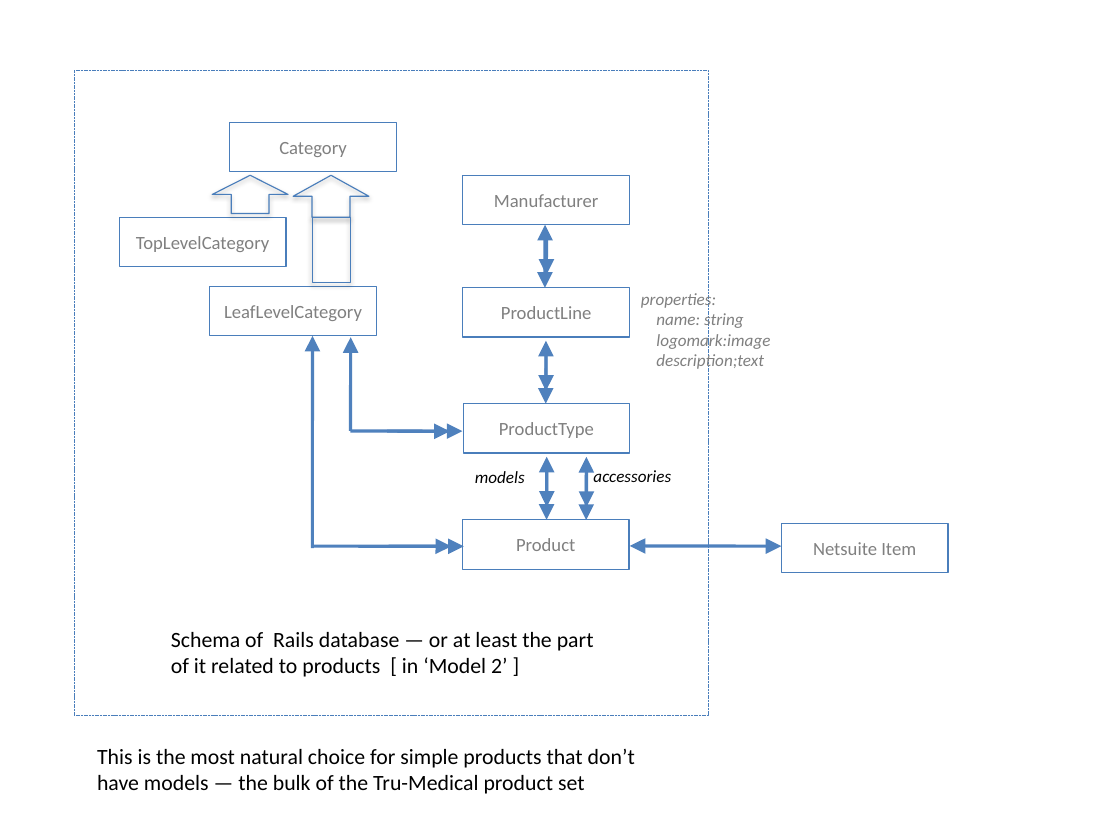
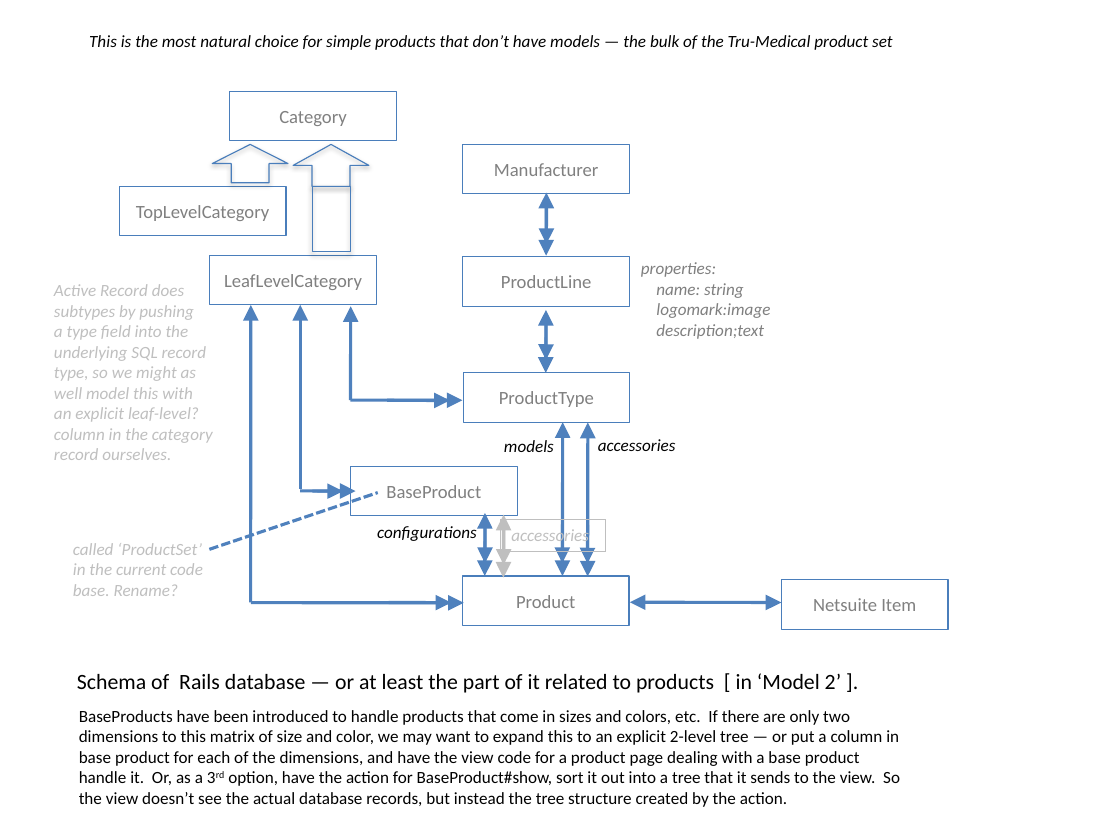
Before and after one commit to cloudsuite/tm3ror, a slide deck: slide 1 of doc/Rails_Database_Schema_Models.pptx. Drawn at 1120x840 pixels with LibreOffice and Linux fonts; fonts in the diff are those of the drawing. Boxes give left, top, right and bottom in pixels: in the first picture for what was removed or moved away, otherwise in the second. Text is boxed around its words. In the diff, an @@ line names an element or a change of style, - is before the commit and + after.

Commit message:
added base_product#show

```diff
--- a/doc/Rails_Database_Schema_Models.pptx
+++ b/doc/Rails_Database_Schema_Models.pptx
@@ text "This is the most natural ...": place and size @@
-text "This is the most natural ..." at [97, 749, 635, 794]
+text "This is the most natural ..." at [89, 35, 893, 50]
@@ text "This is the most natural ..." at [89, 35, 893, 50]: size 14 to 11 pt, italic on @@
@@ rectangle removed at [74, 71, 709, 715] @@
@@ 7 rectangles, 5 arrows, 2 double arrows, 2 up arrows, 1 text: place and size @@
-7 rectangles, 5 arrows, 2 double arrows, 2 up arrows, 1 text at [120, 122, 770, 452]
+7 rectangles, 5 arrows, 2 double arrows, 2 up arrows, 1 text at [120, 92, 770, 422]
@@ text added at [54, 284, 213, 460], 11 pt, text #BFBFBF, italic @@
+Active Record does
+subtypes by pushing
+a type field into the
+underlying SQL record
+type, so we might as
+well model this with
+an explicit leaf-level?
+column in the category
+record ourselves.
@@ arrow added from (251, 603) to (251, 305), #4F81BD 2 pt @@
@@ arrow moved from (312, 336) - (312, 548) to (300, 305) - (300, 489) @@
@@ text "models": place and size @@
-text "models" at [475, 471, 525, 483]
+text "models" at [504, 440, 554, 452]
@@ double arrow moved from (547, 457) - (547, 520) to (562, 422) - (562, 576) @@
@@ text "accessories": place and size @@
-text "accessories" at [593, 470, 671, 482]
+text "accessories" at [598, 439, 676, 451]
@@ double arrow moved from (587, 457) - (586, 520) to (588, 422) - (588, 577) @@
@@ rectangle added at [351, 467, 517, 516], outline #4B7EBC 0.75 pt, 12 pt, text #808080 @@
+BaseProduct
@@ line added from (209, 550) to (377, 493), #4F81BD 2 pt dashed @@
@@ arrow added from (300, 491) to (356, 491), #4F81BD 2 pt @@
@@ arrow added from (312, 491) to (343, 492), #4F81BD 2 pt @@
@@ text added at [377, 526, 477, 541], 11 pt, text #000000, italic @@
+configurations
@@ double arrow added from (485, 513) to (485, 576), #4F81BD 2 pt @@
@@ arrow added from (485, 524) to (485, 563), #4F81BD 2 pt @@
@@ rectangle added at [501, 520, 606, 552], outline #BFBFBF 0.75 pt, 11 pt, text #BFBFBF, italic @@
+accessories
@@ double arrow added from (504, 515) to (503, 578), #BFBFBF 2 pt @@
@@ arrow added from (504, 526) to (504, 564), #BFBFBF 2 pt @@
@@ arrow moved from (547, 468) - (547, 507) to (562, 524) - (562, 563) @@
@@ 2 rectangles, 2 arrows: place and size @@
-2 rectangles, 2 arrows at [389, 468, 949, 572]
+2 rectangles, 2 arrows at [389, 525, 949, 629]
@@ text added at [73, 543, 203, 596], 11 pt, text #BFBFBF, italic @@
+called ‘ProductSet’ in the current code base. Rename?
@@ arrow moved from (312, 547) - (464, 547) to (251, 603) - (464, 603) @@
@@ double arrow moved from (629, 545) - (782, 547) to (629, 603) - (782, 603) @@
@@ text at [77, 673, 841, 693]: text changed @@
-Schema of Rails database — or at least the part of it related to products [ in ‘Model 2’ ]
+Schema of Rails database — or at least the part of it related to products [ in ‘Model 2’ ].
@@ text added at [79, 710, 900, 807], 11 pt, text #000000 @@
+BaseProducts have been introduced to handle products that come in sizes and colors, etc. If there are only two dimensions to this matrix of size and color, we may want to expand this to an explicit 2-level tree — or put a column in base product for each of the dimensions, and have the view code for a product page dealing with a base product handle it. Or, as a 3rd option, have the action for BaseProduct#show, sort it out into a tree that it sends to the view. So the view doesn’t see the actual database records, but instead the tree structure created by the action.
```
Also in this commit, not shown: 42 other files.
